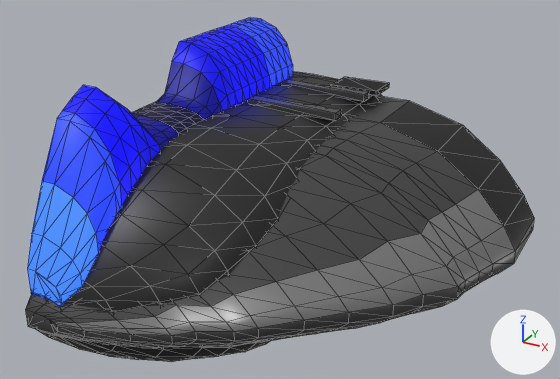
One commit to the glTF model public/models/enemies/newsh9-94.glb: the scene before it, then after it.
One viewpoint serves both versions: a camera (50 mm lens) standing at (1.72, -3.46, 2.16) and looking at (-0.17, -0.02, 0.45). Every picture has the same lights, and +X, +Y and +Z are marked at lower right. The first picture is the older version. Mesh edges are drawn as thin lines. Vertices at exactly the same position are counted once.

The older version as bpy lines, for what is in view:
```python
me_newsh9_94 = bpy.data.meshes.new('newsh9-94')
me_newsh9_94.from_pydata(...)  # 683 vertices, 1342 faces; spans x -1.0..1.0, y -1.16..1.17, z -0.49..1.12
me_newsh9_94.materials.append(mat_pal_6_nsh9a)  # dark grey #515151
me_newsh9_94.materials.append(mat_pal_4_nsh9a)  # dark grey #343434
me_newsh9_94.materials.append(mat_pal_7_nsh9a)  # dark grey #5d5d5d
me_newsh9_94.materials.append(mat_pal_2_nsh9a)  # black #181818
me_newsh9_94.materials.append(mat_pal_3_nsh9a)  # black #282828
me_newsh9_94.materials.append(mat_pal_10_nsh9a)  # grey #8e8e8e
me_newsh9_94.materials.append(mat_pal_152_nsh9achan)  # blue #1428db, glowing blue #1930ff
me_newsh9_94.materials.append(mat_pal_150_nsh9achan)  # blue #0000c7, glowing blue #0000ff
me_newsh9_94.materials.append(mat_pal_146_nsh9achan)  # dark blue #000051, glowing blue #00007d
me_newsh9_94.materials.append(mat_pal_148_nsh9achan)  # blue #00008a, glowing blue #0000d1
me_newsh9_94.materials.append(mat_pal_144_nsh9achan)  # black #000018
me_newsh9_94.materials.append(mat_pal_154_nsh9achan)  # blue #2851eb, glowing blue #2c59ff
ob_newsh9_94 = bpy.data.objects.new('newsh9-94', me_newsh9_94)
ob_newsh9_94.location = (0.0, 0.0, 0.0)
```
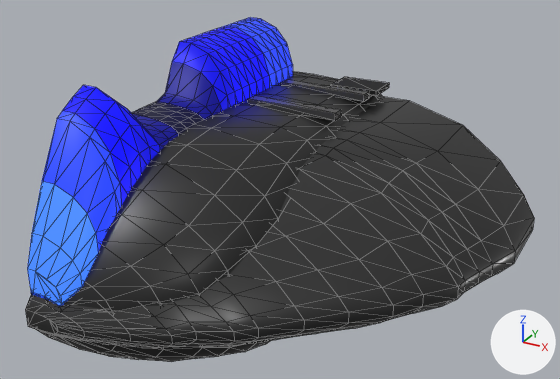
Changed parts and their boxes [x1, y1, x2, y2] in the pictures (560 x 379 px):
part 1 of me_newsh9_94, recoloured
    both: [25, 101, 518, 344]
part 2 of me_newsh9_94, edited (looks the same)
    both: [381, 101, 534, 250]
part 3 of me_newsh9_94, recoloured (grey to dark grey)
    both: [53, 190, 515, 335]

Diff of the bpy script that builds the scene:
```diff
--- a/public/models/enemies/newsh9-94.glb.py
+++ b/public/models/enemies/newsh9-94.glb.py
@@ mat_pal_5_nsh9a @@
+mat_pal_5_nsh9a = principled_material('pal_5_nsh9a')
+mat_pal_5_nsh9a.base_color = (0.0595, 0.0595, 0.0595)  # dark grey #454545
+mat_pal_5_nsh9a.metallic = 0.7
+mat_pal_5_nsh9a.roughness = 0.3
@@ me_newsh9_94 @@
 me_newsh9_94.from_pydata(...)  # 683 vertices, 1342 faces; spans x -1.0..1.0, y -1.16..1.17, z -0.49..1.12
 # used by ob_newsh9_94; location = (0.0, 0.0, 0.0)
+# me_newsh9_94 part 1: 404 faces spanning x -1.0..1.0, y -1.16..1.17, z -0.41..0.68 switch from mat_pal_6_nsh9a (dark grey #515151) to mat_pal_5_nsh9a (dark grey #454545)
+# me_newsh9_94 part 2: 8 faces spanning x 0.13..1.0, y 0.67..1.17, z 0.04..0.67 switch from mat_pal_3_nsh9a (black #282828) to mat_pal_5_nsh9a (dark grey #454545)
+# me_newsh9_94 part 3: 60 faces spanning x -0.82..1.0, y -1.16..0.67, z 0.01..0.37 switch from mat_pal_10_nsh9a (grey #8e8e8e) to mat_pal_5_nsh9a (dark grey #454545)
 me_newsh9_94.materials.append(mat_pal_4_nsh9a)
```
